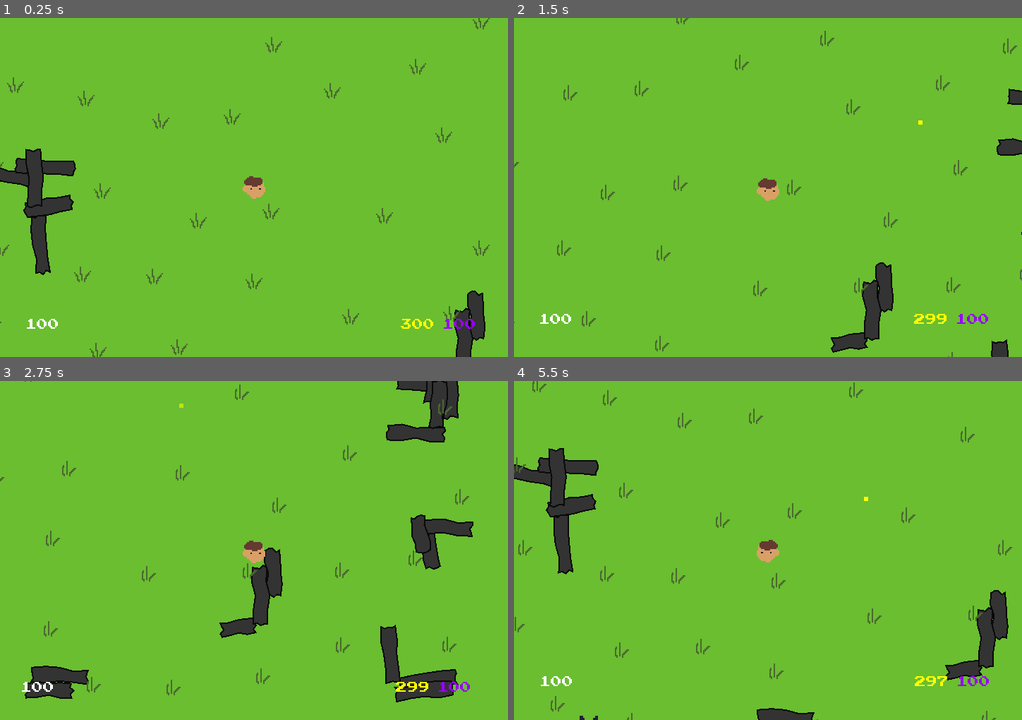
Above: before the commit, frames 1-4 (two rows, left to right).
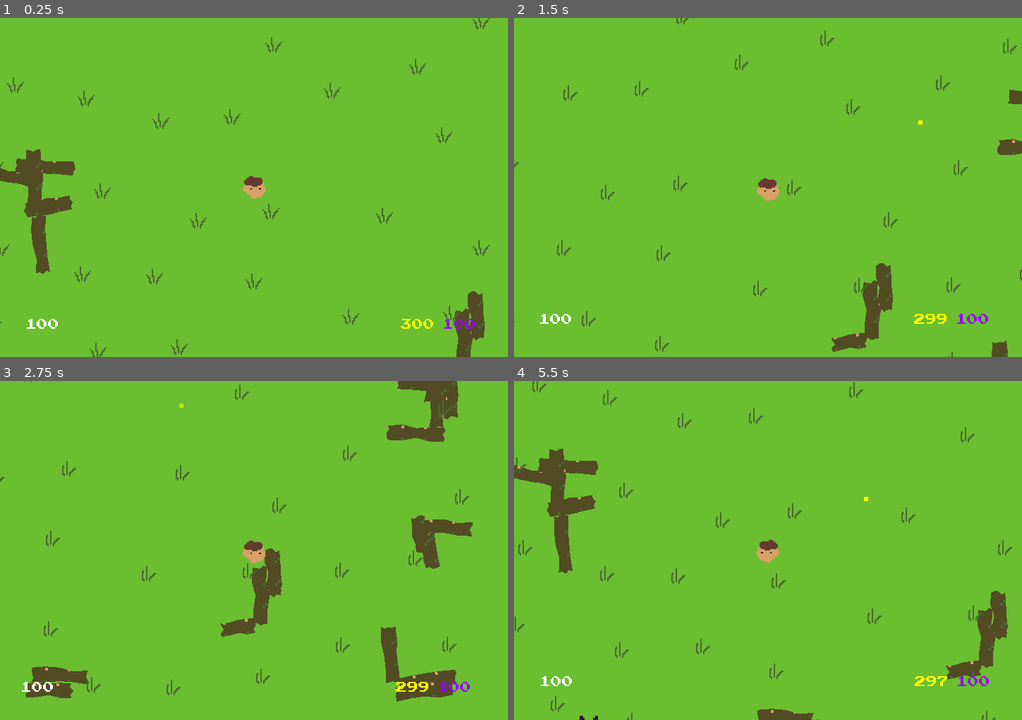
Above: after the commit, the same moments.

Repository: alecray/2d-game
Game: Godot game, scene res://scenes/main.tscn
Two runs of this game, one before a commit and one after it. Both use one fixed random seed, a clock stepped at 60 frames per second and the inputs below.
Inputs (mouse positions are in pixels of both pictures, inside the frame that each line leads up to):
- Up to frame 1 (0.25 s): no input
- Up to frame 2 (1.5 s): move the mouse to (879, 170) at 0.52 s; hold D 0.53-1.28 s; click (879, 170) at 0.67 s; move the mouse to (666, 204) at 1.27 s; hold S from 1.28 s (still down)
- Up to frame 3 (2.75 s): move the mouse to (304, 475) at 2.02 s; release S at 2.03 s; hold D from 2.03 s (still down)
- Up to frame 4 (5.5 s): move the mouse to (742, 618) at 2.77 s; release D at 2.78 s; hold W 2.78-3.53 s; click (742, 618) at 2.92 s; move the mouse to (920, 601) at 3.52 s; hold A 3.53-5.03 s; move the mouse to (615, 499) at 4.27 s; move the mouse to (793, 550) at 5.02 s; hold S from 5.03 s (still down); click (793, 550) at 5.17 s

The runs differ from the first frame. In frame 1, 2.8% of the frame differs, in the area x 0-96%, y 38-100%; in frame 2, 1.7%; in frame 3, 5.6%, in the area x 4-94%, y 0-95%; in frame 4, 3.6%.

Commit message:
add wall texture tiling with nearest mipmap filtering, player idle animation, and off-screen enemy spawning

Diff:
--- a/scenes/main.gd
+++ b/scenes/main.gd
@@ -8,6 +8,8 @@
 const ENEMY3_CHANCE = 0.20  # probability any given enemy spawns as enemy3
 const GRASS_SCENE = preload("res://prefabs/environment/grass1.tscn")
 const WALL_SCRIPT = preload("res://scripts/environment/wall.gd")
+# Drop your tileable stone texture at this path to apply it to all walls
+const WALL_TEXTURE = "res://assets/sprites/environment/wall1.png"
 const BASE_SPAWN_INTERVAL = 2.0  # starting time between enemy spawns
 const MIN_SPAWN_INTERVAL = 0.25  # fastest the spawner can ever get
 const SPAWN_DISTANCE = 80.0  # extra buffer beyond the screen edge to spawn enemies
@@ -63,6 +65,9 @@
 			wall.rotation = randf_range(-WALL_ROTATION_RANGE, WALL_ROTATION_RANGE)
 			add_child(wall)
 			wall.global_position = cluster_pos + offset
+			var tex = load(WALL_TEXTURE)
+			if tex:
+				wall.texture = tex
 
 func _process(delta: float) -> void:
 	spawn_timer -= delta
--- a/scripts/characters/player.gd
+++ b/scripts/characters/player.gd
@@ -12,8 +12,10 @@
 const MAX_MANA = 100
 const MAGIC_COST = 50
 const MANA_REGEN = 5.0  # mana restored per second
-const BOB_FREQUENCY = 14.0  # cycles per second
-const BOB_AMPLITUDE = 4.0   # pixels up and down
+const BOB_FREQUENCY = 14.0   # cycles per second
+const BOB_AMPLITUDE = 4.0    # pixels up and down
+const IDLE_FREQUENCY = 1.5   # gentle breathing pace while standing still
+const IDLE_AMPLITUDE = 2.0   # subtle float distance in pixels
 
 const MagicWave = preload("res://scripts/characters/magic_wave.gd")
 
@@ -38,6 +40,7 @@
 		mana_changed.emit(int(value))
 var knockback_velocity = Vector2.ZERO  # decays each frame, applied on top of movement
 var bob_time = 0.0
+var idle_time = 0.0
 
 func _ready() -> void:
 	add_to_group("player")
@@ -79,11 +82,14 @@
 		$Sprite2D_Player.flip_h = input_direction.x < 0
 
 	if input_direction != Vector2.ZERO:
+		idle_time = 0.0
 		bob_time += delta * BOB_FREQUENCY
 		$Sprite2D_Player.position.y = abs(sin(bob_time)) * BOB_AMPLITUDE
 	else:
 		bob_time = 0.0
-		$Sprite2D_Player.position.y = lerpf($Sprite2D_Player.position.y, 0.0, delta * 10.0)
+		idle_time += delta * IDLE_FREQUENCY
+		var idle_y = sin(idle_time) * IDLE_AMPLITUDE
+		$Sprite2D_Player.position.y = lerpf($Sprite2D_Player.position.y, idle_y, delta * 5.0)
 
 func _handle_contact_damage(delta: float) -> void:
 	damage_cooldown -= delta
--- a/scripts/environment/wall.gd
+++ b/scripts/environment/wall.gd
@@ -2,17 +2,24 @@
 
 var size = Vector2(80, 20)
 var _poly: PackedVector2Array
+var _uvs: PackedVector2Array
 
 const EDGE_ROUGHNESS = 4.0
 const EDGE_SEGMENTS = 4
+const TILE_SIZE = 32.0  # world units one full texture tile covers — match your texture's pixel size
+
+var texture: Texture2D  # set by main.gd after instantiation; falls back to solid gray if null
 
 func _ready() -> void:
+	texture_repeat = CanvasItem.TEXTURE_REPEAT_ENABLED
+	texture_filter = CanvasItem.TEXTURE_FILTER_NEAREST_WITH_MIPMAPS
 	var shape = RectangleShape2D.new()
 	shape.size = size
 	var col = CollisionShape2D.new()
 	col.shape = shape
 	add_child(col)
 	_poly = _build_rough_poly(size)
+	_uvs = _build_uvs(_poly)
 
 ## Builds a rectangle polygon with gently bowed, irregular edges for a worn-stone look.
 ## Each edge gets 3 intermediate points offset by a sine-weighted random amount so the
@@ -39,8 +46,15 @@
 			pts.append(mid + n * bow)
 	return pts
 
+## Maps each polygon vertex to a UV coordinate so the texture tiles across the surface.
+func _build_uvs(poly: PackedVector2Array) -> PackedVector2Array:
+	var uvs = PackedVector2Array()
+	for point in poly:
+		uvs.append(point / TILE_SIZE)
+	return uvs
+
 func _draw() -> void:
-	draw_colored_polygon(_poly, Color(0.20, 0.20, 0.20))
-	var outline = PackedVector2Array(_poly)
-	outline.append(_poly[0])
-	draw_polyline(outline, Color(0.04, 0.04, 0.04), 2.0)
+	if texture:
+		draw_colored_polygon(_poly, Color.WHITE, _uvs, texture)
+	else:
+		draw_colored_polygon(_poly, Color(0.20, 0.20, 0.20))
Binary file added: assets/sprites/environment/wall1.aseprite
Not shown, added: assets/sprites/environment/wall1.aseprite.import
Binary file added: assets/sprites/environment/wall1.png
Not shown, added: assets/sprites/environment/wall1.png.import
